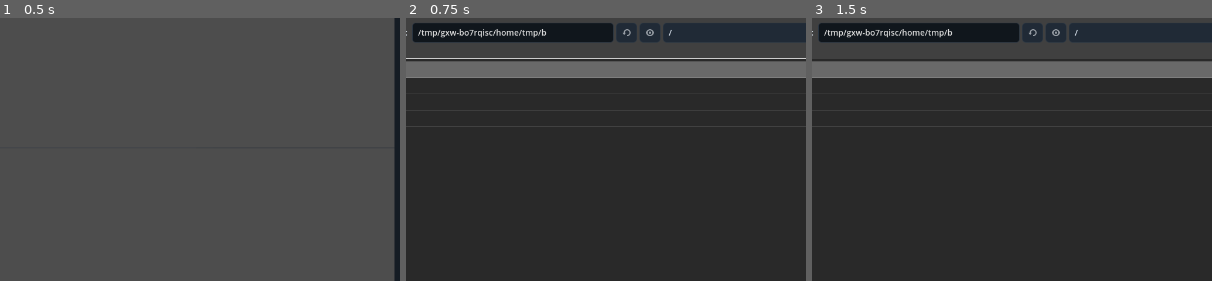
Above: before the commit, frames 1-3 (left to right).
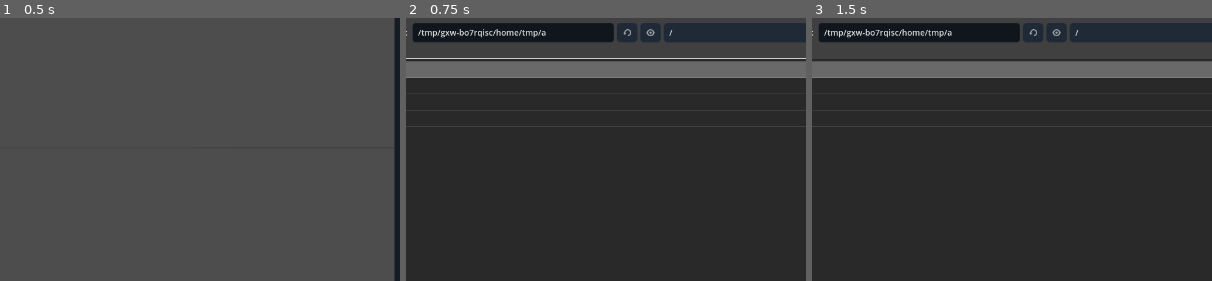
Above: after the commit, the same moments.

Repository: Onnevan/Kabuki
Game: Godot game, scene res://editor/main.tscn
The game is run twice, just before and just after one commit, with the same random seed, the same clock (stepped at 60 frames per second) and the same inputs.
Inputs (mouse positions are % of the whole screen's width and height, from its top left):
- Up to frame 1 (0.5 s): no input
- Up to frame 2 (0.75 s): click "＋ IMPORT" at 0.5 s
- Up to frame 3 (1.5 s): click (37, 77) at 1.27 s; type "12" at 1.35 s
The pictures show only the part of the screen within x 27-77%, y 15-65%; the shares and areas given below are measured in that part.

Frame 1 is identical in both runs. In frame 2, 0.1% of the frame differs, in the area x 34-67%, y 3-9%; in frame 3, 0.1%.

Commit message:
Add fill and drawing session controls

Diff:
--- a/editor/main.tscn
+++ b/editor/main.tscn
@@ -160,6 +160,14 @@
 [node name="BrushColor" type="ColorPickerButton" parent="DrawingBar"]
 unique_name_in_owner=true
 color=Color(0.08,0.08,0.08,1)
+[node name="Fill" type="CheckButton" parent="DrawingBar"]
+unique_name_in_owner=true
+text="FILL"
+[node name="FillColor" type="ColorPickerButton" parent="DrawingBar"]
+unique_name_in_owner=true
+color=Color(0.8,0.25,0.18,0.55)
+[node name="NewDrawing" type="Button" parent="DrawingBar"]
+text="NEW DRAWING"
 [node name="ClearDrawing" type="Button" parent="DrawingBar"]
 text="CLEAR"
 [node name="FinishBitmap" type="Button" parent="DrawingBar"]
